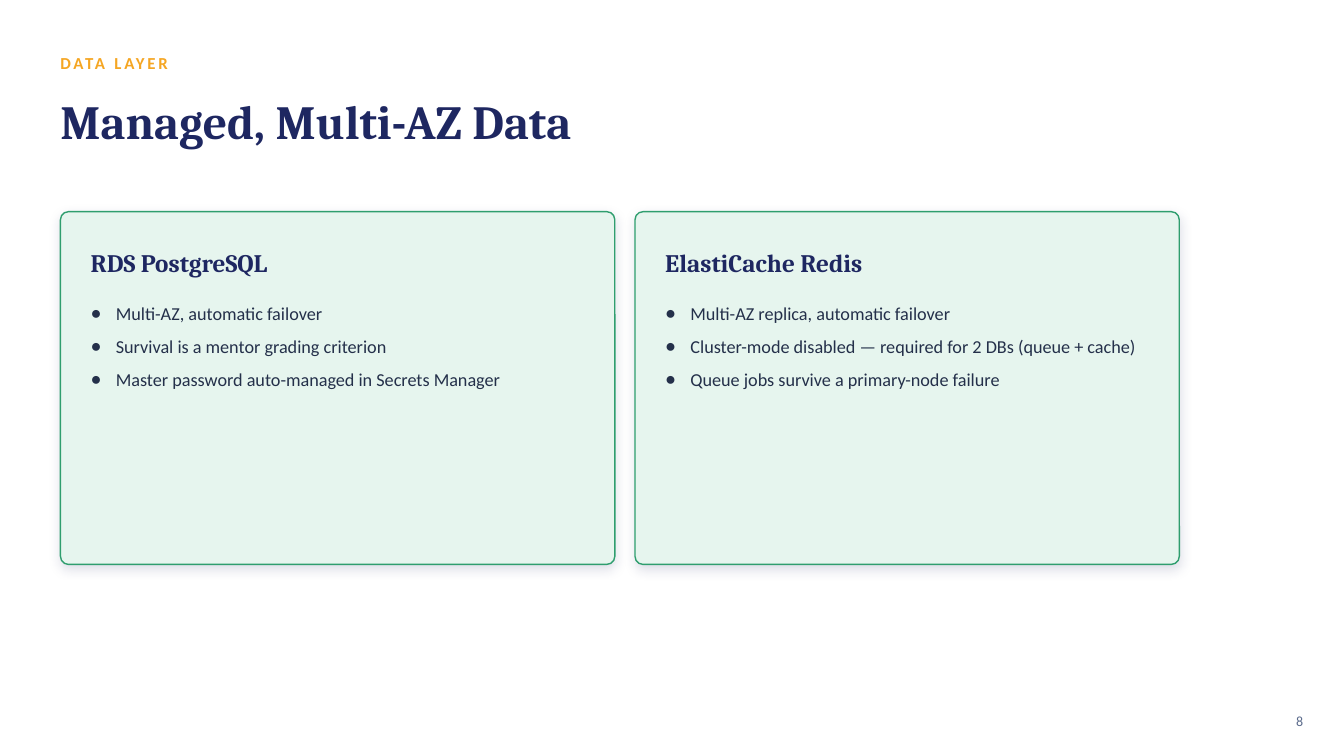
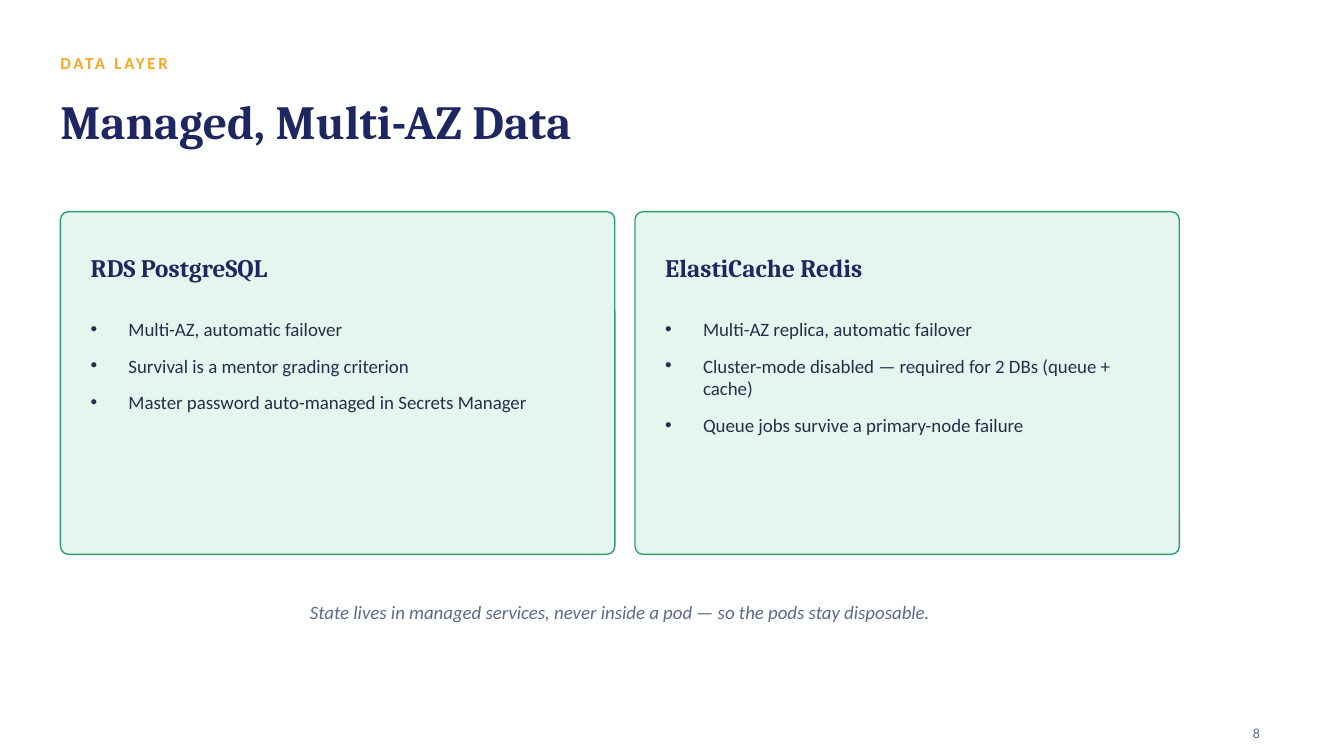
Before and after one commit to rotemamt/statuspage-on-aws-eks, a slide deck: slide 8 of Status-Page-Presentation.pptx. Drawn at 1344x756 pixels with LibreOffice and Linux fonts; fonts in the diff are those of the drawing. Boxes give left, top, right and bottom in pixels: in the first picture for what was removed or moved away, otherwise in the second. Text is boxed around its words. In the diff, an @@ line names an element or a change of style, - is before the commit and + after.

```diff
--- a/Status-Page-Presentation.pptx
+++ b/Status-Page-Presentation.pptx
@@ rounded rectangle: place and size @@
-rounded rectangle at (60,212,615,565)
+rounded rectangle at (60,212,615,555)
@@ rounded rectangle at (60,212,615,555): shadow off; proportions changed @@
@@ rounded rectangle at (635,212,1180,555): shadow off; proportions changed @@
@@ rounded rectangle: place and size @@
-rounded rectangle at (635,212,1180,565)
+rounded rectangle at (635,212,1180,555)
@@ text "RDS PostgreSQL": place and size @@
-text "RDS PostgreSQL" at (91,255,267,278)
+text "RDS PostgreSQL" at (91,260,267,283)
@@ text "ElastiCache Redis": place and size @@
-text "ElastiCache Redis" at (665,254,862,273)
+text "ElastiCache Redis" at (665,259,862,278)
@@ text "Multi-AZ, automatic failover": place and size @@
-text "Multi-AZ, automatic failover" at (116,307,500,389)
+text "Multi-AZ, automatic failover" at (128,323,527,413)
@@ text "Multi-AZ, automatic failover" at (128,323,527,413): size 13 to 13.5 pt; bullet ● to •; more space between paragraphs @@
@@ text "Multi-AZ replica, automatic failover" at (703,323,1096,436): size 13 to 13.5 pt; bullet ● to •; more space between paragraphs @@
@@ text "Multi-AZ replica, automatic failover": place and size @@
-text "Multi-AZ replica, automatic failover" at (690,307,1135,389)
+text "Multi-AZ replica, automatic failover" at (703,323,1096,436)
@@ text added at (310,606,929,622), 13.5 pt, text #5B6B8C, italic @@
+State lives in managed services, never inside a pod — so the pods stay disposable.
@@ text "8": place and size @@
-text "8" at (1296,716,1303,726)
+text "8" at (1253,728,1260,738)
@@ text "8" at (1253,728,1260,738): alignment right to left @@
```
Also in this commit, not shown: 12 other slides changed, 1 slide added, 1 slide removed, 3 other files.
